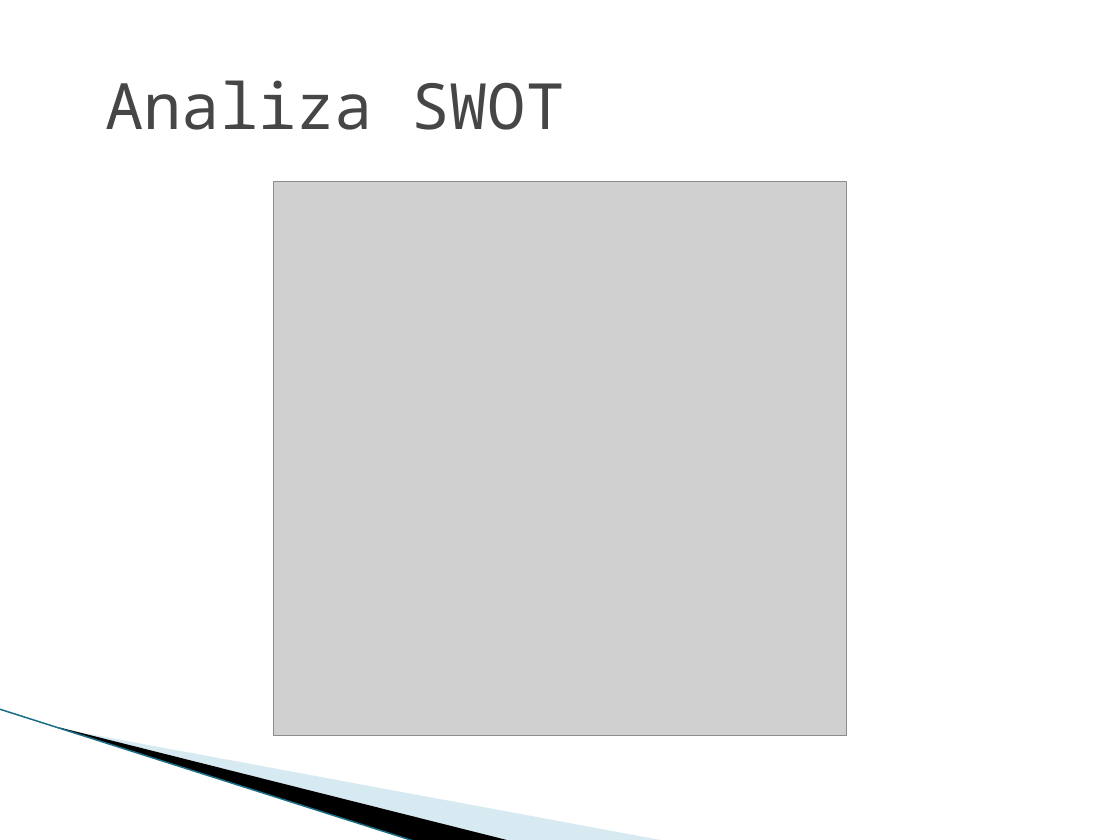
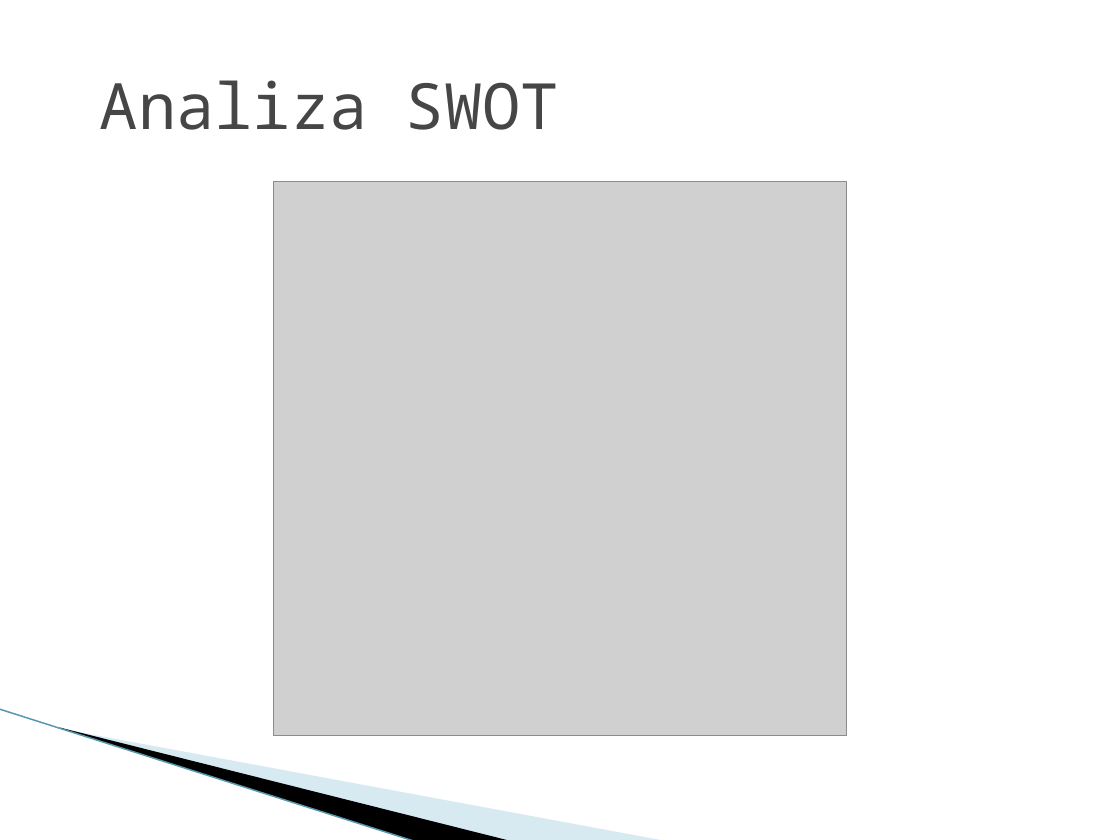
Before and after one commit to rprusak/drzewpol, a slide deck: slide 3 of DRZEWAmbiak.pptx. Drawn at 1120x840 pixels with LibreOffice and Linux fonts; fonts in the diff are those of the drawing; grey boxes stand for pictures; background and template pictures are left out. Boxes give left, top, right and bottom in pixels: in the first picture for what was removed or moved away, otherwise in the second. Text is boxed around its words. In the diff, an @@ line names an element or a change of style, - is before the commit and + after.

```diff
--- a/DRZEWAmbiak.pptx
+++ b/DRZEWAmbiak.pptx
@@ title "Analiza SWOT": place and size @@
-title "Analiza SWOT" at (105,80,564,130)
+title "Analiza SWOT" at (100,80,559,130)
@@ line (0, 709) - (416, 840): stroke #97C5D8 0.95 pt to #5699AD 0.95 pt @@
@@ freeform shape at (62,728,666,840): fill #A0CBDC at 40% opacity to #9DCADC at 40% opacity @@
```
Also in this commit, not shown: 7 other slides changed, 1 slide added, 1 slide removed, 5 other files.
